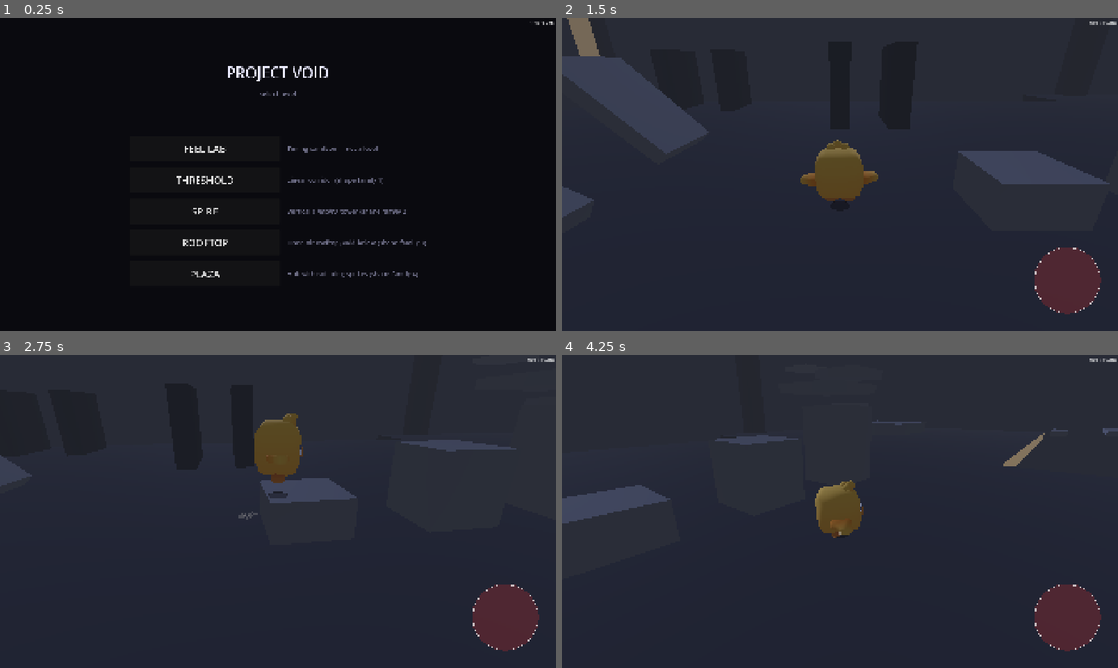
Above: before the commit, frames 1-4 (two rows, left to right).
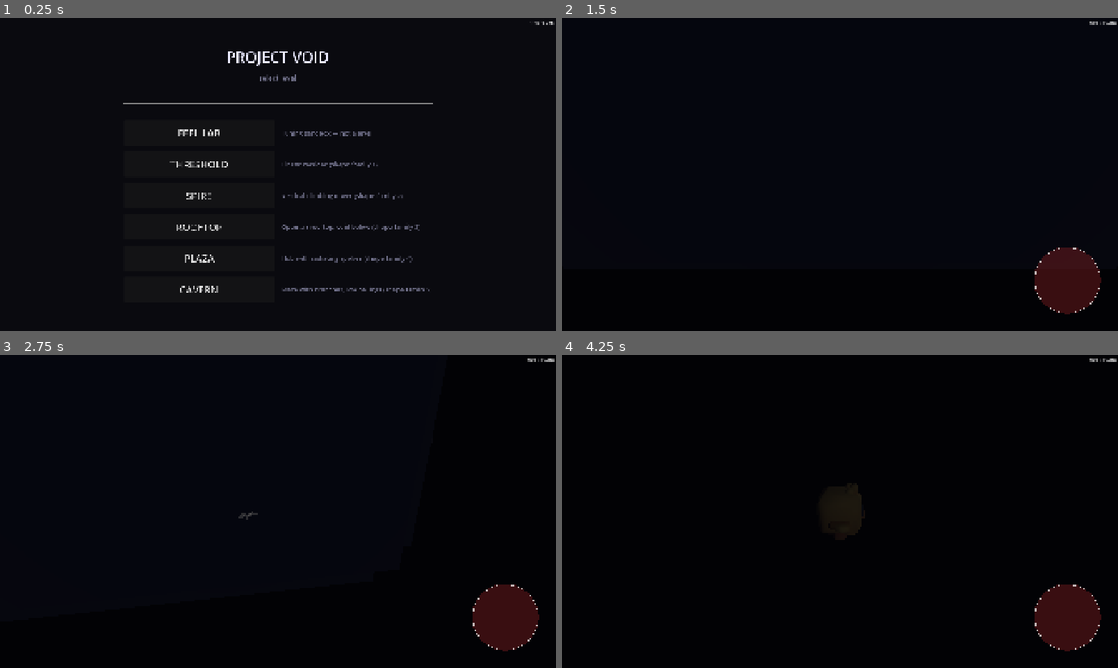
Above: after the commit, the same moments.

Repository: Adam-Vozzo/mobile-game-6
Game: Godot game, scene res://scenes/ui/level_select.tscn
The game is run twice, just before and just after one commit, with the same random seed, the same clock (stepped at 60 frames per second) and the same inputs.
Inputs (mouse positions are in pixels of both pictures, inside the frame that each line leads up to):
- Up to frame 1 (0.25 s): no input
- Up to frame 2 (1.5 s): click (762, 290) at 0.5 s, where only the run after the commit has a clickable "CAVERN"; click (767, 149) at 1.25 s, where only the run before the commit has a clickable "FEEL LAB"
- Up to frame 3 (2.75 s): tap Enter at 2 s; move the mouse to (400, 495) at 2.02 s; hold Right (move_right) from 2.03 s (still down); tap E (air_dash) at 2.1 s; click (400, 495) at 2.17 s; tap Space (jump) at 2.27, 2.57 s
- Up to frame 4 (4.25 s): release Right (move_right) at 2.75 s; drag from (728, 527) to (812, 574) at 2.77 s; move the mouse to (895, 442) at 3.52 s; hold Right (move_right) from 3.53 s (still down); hold Shift from 3.53 s (still down)

The runs differ from the first frame. In frame 1, 3.7% of the frame differs, in the area x 22-78%, y 10-88%; in frame 2, 97%; in frame 3, 98%; in frame 4, 100%, in the area x 0-100%, y 0-100%.

Commit message:
feat: Cavern level — maze with branches shape-family 5 (iter 100)
scenes/levels/cavern.tscn + scripts/levels/cavern.gd: conduit-network
layout with 9 floor platforms. Parti: buried maintenance conduit network,
low ceilings, T-junctions. Player cannot see route from spawn — orientation
is the challenge, not reflex.

Critical path: EntryFloor → NorthPass (4 m tunnel) → JunctionRoom (CP) →
NorthLedge (+1.5 m) → FinalChamber (+3 m, double-jump required, WIN).
Side arms: WestPass → WestSpur (Shard 1), EastPass → EastSpur (Shard 2).

Atmosphere: fog 0.090 (densest level), 5 OmniLights in distinct hues
(amber entry / cold-blue junction / biolume-cyan final), 4 ceiling slabs
+ 5 wall slabs for cave enclosure. Shape-family distinct from all existing
levels. Level selector + dev menu updated.

https://claude.ai/code/session_01V2vCSsg9uPCkugXqQNmSUq

Diff:
--- /dev/null
+++ b/scenes/levels/cavern.tscn
@@ -0,0 +1,292 @@
+[gd_scene load_steps=34 format=3]
+
+[ext_resource type="Script" path="res://scripts/levels/cavern.gd" id="1_cav"]
+[ext_resource type="Script" path="res://scripts/levels/checkpoint.gd" id="2_cp"]
+[ext_resource type="Script" path="res://scripts/levels/win_state.gd" id="3_win"]
+[ext_resource type="PackedScene" path="res://scenes/player/player.tscn" id="4_player"]
+[ext_resource type="PackedScene" path="res://scenes/player/camera_rig.tscn" id="5_camrig"]
+[ext_resource type="PackedScene" path="res://scenes/ui/touch_overlay.tscn" id="6_touch"]
+[ext_resource type="Material" path="res://resources/materials/mat_concrete.tres" id="7_matC"]
+[ext_resource type="Material" path="res://resources/materials/mat_concrete_dark.tres" id="8_matCd"]
+[ext_resource type="Script" path="res://scripts/levels/ghost_trail_renderer.gd" id="9_ghost"]
+[ext_resource type="Script" path="res://tools/debug/player_debug_draw.gd" id="10_dbg"]
+[ext_resource type="PackedScene" path="res://scenes/levels/data_shard.tscn" id="11_shard"]
+
+[sub_resource type="Environment" id="E_env"]
+background_mode = 1
+background_color = Color(0.03, 0.03, 0.04, 1)
+ambient_light_source = 2
+ambient_light_color = Color(0.10, 0.11, 0.15, 1)
+ambient_light_energy = 0.18
+tonemap_mode = 2
+fog_enabled = true
+fog_light_color = Color(0.03, 0.03, 0.05, 1)
+fog_light_energy = 1.0
+fog_density = 0.090
+fog_aerial_perspective = 0.4
+fog_sky_affect = 0.0
+
+[sub_resource type="BoxMesh" id="M_entry"]
+material = ExtResource("8_matCd")
+size = Vector3(10, 0.5, 10)
+
+[sub_resource type="BoxShape3D" id="S_entry"]
+size = Vector3(10, 0.5, 10)
+
+[sub_resource type="BoxMesh" id="M_npass"]
+material = ExtResource("8_matCd")
+size = Vector3(4, 0.5, 10)
+
+[sub_resource type="BoxShape3D" id="S_npass"]
+size = Vector3(4, 0.5, 10)
+
+[sub_resource type="BoxMesh" id="M_junc"]
+material = ExtResource("8_matCd")
+size = Vector3(14, 0.5, 12)
+
+[sub_resource type="BoxShape3D" id="S_junc"]
+size = Vector3(14, 0.5, 12)
+
+[sub_resource type="BoxMesh" id="M_arm"]
+material = ExtResource("8_matCd")
+size = Vector3(8, 0.5, 4)
+
+[sub_resource type="BoxShape3D" id="S_arm"]
+size = Vector3(8, 0.5, 4)
+
+[sub_resource type="BoxMesh" id="M_wspur"]
+material = ExtResource("8_matCd")
+size = Vector3(10, 0.5, 9)
+
+[sub_resource type="BoxShape3D" id="S_wspur"]
+size = Vector3(10, 0.5, 9)
+
+[sub_resource type="BoxMesh" id="M_espur"]
+material = ExtResource("8_matCd")
+size = Vector3(9, 0.5, 7)
+
+[sub_resource type="BoxShape3D" id="S_espur"]
+size = Vector3(9, 0.5, 7)
+
+[sub_resource type="BoxMesh" id="M_ledge"]
+material = ExtResource("7_matC")
+size = Vector3(5, 0.5, 6)
+
+[sub_resource type="BoxShape3D" id="S_ledge"]
+size = Vector3(5, 0.5, 6)
+
+[sub_resource type="BoxMesh" id="M_final"]
+material = ExtResource("8_matCd")
+size = Vector3(12, 0.5, 10)
+
+[sub_resource type="BoxShape3D" id="S_final"]
+size = Vector3(12, 0.5, 10)
+
+[sub_resource type="BoxMesh" id="M_wall"]
+material = ExtResource("8_matCd")
+size = Vector3(0.5, 5, 10)
+
+[sub_resource type="BoxMesh" id="M_walls"]
+material = ExtResource("8_matCd")
+size = Vector3(10, 5, 0.5)
+
+[sub_resource type="BoxShape3D" id="S_cp"]
+size = Vector3(13, 4, 11)
+
+[sub_resource type="BoxShape3D" id="S_win"]
+size = Vector3(11, 4, 9)
+
+[node name="Cavern" type="Node3D"]
+script = ExtResource("1_cav")
+
+[node name="WorldEnv" type="WorldEnvironment" parent="."]
+environment = SubResource("E_env")
+
+[node name="KeyLight" type="DirectionalLight3D" parent="."]
+transform = Transform3D(1, 0, 0, 0, 0.940, 0.342, 0, -0.342, 0.940, 0, 20, 0)
+light_color = Color(0.40, 0.44, 0.60, 1)
+light_energy = 0.10
+shadow_enabled = false
+
+[node name="Lights" type="Node3D" parent="."]
+
+[node name="EntryLight" type="OmniLight3D" parent="Lights"]
+transform = Transform3D(1, 0, 0, 0, 1, 0, 0, 0, 1, 0, 3, 2)
+light_color = Color(0.85, 0.60, 0.25, 1)
+light_energy = 2.5
+omni_range = 12.0
+
+[node name="JunctionLight" type="OmniLight3D" parent="Lights"]
+transform = Transform3D(1, 0, 0, 0, 1, 0, 0, 0, 1, 0, 4, -21)
+light_color = Color(0.30, 0.50, 0.90, 1)
+light_energy = 3.0
+omni_range = 18.0
+
+[node name="WestLight" type="OmniLight3D" parent="Lights"]
+transform = Transform3D(1, 0, 0, 0, 1, 0, 0, 0, 1, -20, 2, -21)
+light_color = Color(0.70, 0.50, 0.20, 1)
+light_energy = 1.5
+omni_range = 8.0
+
+[node name="EastLight" type="OmniLight3D" parent="Lights"]
+transform = Transform3D(1, 0, 0, 0, 1, 0, 0, 0, 1, 19.5, 2, -21)
+light_color = Color(0.25, 0.40, 0.80, 1)
+light_energy = 1.5
+omni_range = 8.0
+
+[node name="FinalLight" type="OmniLight3D" parent="Lights"]
+transform = Transform3D(1, 0, 0, 0, 1, 0, 0, 0, 1, 0, 8, -40)
+light_color = Color(0.25, 0.80, 0.70, 1)
+light_energy = 4.0
+omni_range = 16.0
+
+[node name="PlayerSpawn" type="Marker3D" parent="."]
+transform = Transform3D(1, 0, 0, 0, 1, 0, 0, 0, 1, 0, 1, 3)
+
+[node name="Player" parent="." instance=ExtResource("4_player")]
+transform = Transform3D(1, 0, 0, 0, 1, 0, 0, 0, 1, 0, 1, 3)
+
+[node name="CameraRig" parent="." instance=ExtResource("5_camrig")]
+target_path = NodePath("../Player")
+
+[node name="TouchOverlay" parent="." instance=ExtResource("6_touch")]
+
+[node name="PlayerDebugDraw" type="MeshInstance3D" parent="."]
+script = ExtResource("10_dbg")
+
+[node name="GhostTrailRenderer" type="Node3D" parent="."]
+script = ExtResource("9_ghost")
+
+[node name="Platforms" type="Node3D" parent="."]
+
+[node name="EntryFloor" type="StaticBody3D" parent="Platforms"]
+transform = Transform3D(1, 0, 0, 0, 1, 0, 0, 0, 1, 0, -0.25, 0)
+[node name="Mesh" type="MeshInstance3D" parent="Platforms/EntryFloor"]
+mesh = SubResource("M_entry")
+[node name="Collider" type="CollisionShape3D" parent="Platforms/EntryFloor"]
+shape = SubResource("S_entry")
+
+[node name="NorthPass" type="StaticBody3D" parent="Platforms"]
+transform = Transform3D(1, 0, 0, 0, 1, 0, 0, 0, 1, 0, -0.25, -10)
+[node name="Mesh" type="MeshInstance3D" parent="Platforms/NorthPass"]
+mesh = SubResource("M_npass")
+[node name="Collider" type="CollisionShape3D" parent="Platforms/NorthPass"]
+shape = SubResource("S_npass")
+
+[node name="JunctionFloor" type="StaticBody3D" parent="Platforms"]
+transform = Transform3D(1, 0, 0, 0, 1, 0, 0, 0, 1, 0, -0.25, -21)
+[node name="Mesh" type="MeshInstance3D" parent="Platforms/JunctionFloor"]
+mesh = SubResource("M_junc")
+[node name="Collider" type="CollisionShape3D" parent="Platforms/JunctionFloor"]
+shape = SubResource("S_junc")
+
+[node name="WestPass" type="StaticBody3D" parent="Platforms"]
+transform = Transform3D(1, 0, 0, 0, 1, 0, 0, 0, 1, -11, -0.25, -21)
+[node name="Mesh" type="MeshInstance3D" parent="Platforms/WestPass"]
+mesh = SubResource("M_arm")
+[node name="Collider" type="CollisionShape3D" parent="Platforms/WestPass"]
+shape = SubResource("S_arm")
+
+[node name="WestSpur" type="StaticBody3D" parent="Platforms"]
+transform = Transform3D(1, 0, 0, 0, 1, 0, 0, 0, 1, -20, -0.25, -21)
+[node name="Mesh" type="MeshInstance3D" parent="Platforms/WestSpur"]
+mesh = SubResource("M_wspur")
+[node name="Collider" type="CollisionShape3D" parent="Platforms/WestSpur"]
+shape = SubResource("S_wspur")
+
+[node name="EastPass" type="StaticBody3D" parent="Platforms"]
+transform = Transform3D(1, 0, 0, 0, 1, 0, 0, 0, 1, 11, -0.25, -21)
+[node name="Mesh" type="MeshInstance3D" parent="Platforms/EastPass"]
+mesh = SubResource("M_arm")
+[node name="Collider" type="CollisionShape3D" parent="Platforms/EastPass"]
+shape = SubResource("S_arm")
+
+[node name="EastSpur" type="StaticBody3D" parent="Platforms"]
+transform = Transform3D(1, 0, 0, 0, 1, 0, 0, 0, 1, 19.5, -0.25, -21)
+[node name="Mesh" type="MeshInstance3D" parent="Platforms/EastSpur"]
+mesh = SubResource("M_espur")
+[node name="Collider" type="CollisionShape3D" parent="Platforms/EastSpur"]
+shape = SubResource("S_espur")
+
+[node name="NorthLedge" type="StaticBody3D" parent="Platforms"]
+transform = Transform3D(1, 0, 0, 0, 1, 0, 0, 0, 1, 0, 1.25, -31)
+[node name="Mesh" type="MeshInstance3D" parent="Platforms/NorthLedge"]
+mesh = SubResource("M_ledge")
+[node name="Collider" type="CollisionShape3D" parent="Platforms/NorthLedge"]
+shape = SubResource("S_ledge")
+
+[node name="FinalChamber" type="StaticBody3D" parent="Platforms"]
+transform = Transform3D(1, 0, 0, 0, 1, 0, 0, 0, 1, 0, 4.25, -40)
+[node name="Mesh" type="MeshInstance3D" parent="Platforms/FinalChamber"]
+mesh = SubResource("M_final")
+[node name="Collider" type="CollisionShape3D" parent="Platforms/FinalChamber"]
+shape = SubResource("S_final")
+
+[node name="Ceilings" type="Node3D" parent="."]
+
+[node name="Ceil_Entry" type="MeshInstance3D" parent="Ceilings"]
+transform = Transform3D(1, 0, 0, 0, 1, 0, 0, 0, 1, 0, 5.75, 0)
+mesh = SubResource("M_entry")
+
+[node name="Ceil_NPass" type="MeshInstance3D" parent="Ceilings"]
+transform = Transform3D(1, 0, 0, 0, 1, 0, 0, 0, 1, 0, 5.75, -10)
+mesh = SubResource("M_npass")
+
+[node name="Ceil_Junction" type="MeshInstance3D" parent="Ceilings"]
+transform = Transform3D(1, 0, 0, 0, 1, 0, 0, 0, 1, 0, 6.75, -21)
+mesh = SubResource("M_junc")
+
+[node name="Ceil_Final" type="MeshInstance3D" parent="Ceilings"]
+transform = Transform3D(1, 0, 0, 0, 1, 0, 0, 0, 1, 0, 11.25, -40)
+mesh = SubResource("M_final")
+
+[node name="Walls" type="Node3D" parent="."]
+
+[node name="WallS_Entry" type="MeshInstance3D" parent="Walls"]
+transform = Transform3D(1, 0, 0, 0, 1, 0, 0, 0, 1, 0, 2.75, 5.5)
+mesh = SubResource("M_walls")
+
+[node name="WallW_Entry" type="MeshInstance3D" parent="Walls"]
+transform = Transform3D(1, 0, 0, 0, 1, 0, 0, 0, 1, -5.5, 2.75, 0)
+mesh = SubResource("M_wall")
+
+[node name="WallE_Entry" type="MeshInstance3D" parent="Walls"]
+transform = Transform3D(1, 0, 0, 0, 1, 0, 0, 0, 1, 5.5, 2.75, 0)
+mesh = SubResource("M_wall")
+
+[node name="WallW_NPass" type="MeshInstance3D" parent="Walls"]
+transform = Transform3D(1, 0, 0, 0, 1, 0, 0, 0, 1, -2.75, 2.75, -10)
+mesh = SubResource("M_wall")
+
+[node name="WallE_NPass" type="MeshInstance3D" parent="Walls"]
+transform = Transform3D(1, 0, 0, 0, 1, 0, 0, 0, 1, 2.75, 2.75, -10)
+mesh = SubResource("M_wall")
+
+[node name="Shards" type="Node3D" parent="."]
+
+[node name="Shard1" parent="Shards" instance=ExtResource("11_shard")]
+transform = Transform3D(1, 0, 0, 0, 1, 0, 0, 0, 1, -20, 1.25, -21)
+
+[node name="Shard2" parent="Shards" instance=ExtResource("11_shard")]
+transform = Transform3D(1, 0, 0, 0, 1, 0, 0, 0, 1, 19.5, 1.25, -21)
+
+[node name="CheckPoint" type="Area3D" parent="."]
+transform = Transform3D(1, 0, 0, 0, 1, 0, 0, 0, 1, 0, 2, -21)
+script = ExtResource("2_cp")
+checkpoint_id = &"junction"
+collision_layer = 0
+collision_mask = 2
+monitoring = true
+monitorable = false
+[node name="Shape" type="CollisionShape3D" parent="CheckPoint"]
+shape = SubResource("S_cp")
+
+[node name="WinState" type="Area3D" parent="."]
+transform = Transform3D(1, 0, 0, 0, 1, 0, 0, 0, 1, 0, 5.75, -40)
+script = ExtResource("3_win")
+collision_layer = 0
+collision_mask = 2
+monitoring = true
+monitorable = false
+[node name="Shape" type="CollisionShape3D" parent="WinState"]
+shape = SubResource("S_win")
--- /dev/null
+++ b/scripts/levels/cavern.gd
@@ -0,0 +1,62 @@
+extends Node3D
+## Cavern — Gate 1 level candidate, shape-family: maze with branches.
+##
+## Parti: a maintenance conduit network buried deep in the megastructure.
+## Low ceilings, narrow passages, T-junctions. The player spawns in a
+## service bay and must navigate to a junction room with three exits:
+## west dead-end (shard), east dead-end (shard), and a narrow north shaft
+## that climbs to an elevated monitoring alcove — the only exit.
+##
+## Shape family: cave / maze with branches.
+## Distinct from: Threshold (linear), Spire (vertical shaft), Rooftop
+## (void below, open air), Plaza (hub with visible spokes from centre).
+## Here the player CANNOT see the full route from spawn. Orientation is
+## the primary challenge, not reflex.
+##
+## Routes:
+##   EntryBay → NorthPass → JunctionRoom (CP) → NorthLedge → FinalChamber (WIN)
+##   JunctionRoom → WestPass → WestSpur (Shard 1)
+##   JunctionRoom → EastPass → EastSpur (Shard 2)
+##
+## Skill target: ~45 s skilled / ~3 min new player.
+## Checkpoint at JunctionRoom (required — player must orient before the climb).
+
+@export var spawn_marker_path: NodePath = ^"PlayerSpawn"
+## Placeholder; calibrate from first on-device wall-clock run (3–5 deaths).
+@export var par_time_seconds: float = 45.0
+
+@onready var _spawn: Marker3D = get_node_or_null(spawn_marker_path) as Marker3D
+
+var _results_panel: ResultsPanel = null
+
+
+func _ready() -> void:
+	if _spawn != null:
+		for player: Node in get_tree().get_nodes_in_group(&"player"):
+			if player is Node3D:
+				(player as Node3D).global_transform = _spawn.global_transform
+	if has_node("/root/Game"):
+		Game.current_level_path = scene_file_path
+		Game.shards_total = get_tree().get_nodes_in_group(&"data_shard").size()
+		Game.level_completed.connect(_on_level_completed)
+		Game.start_run()
+	_results_panel = ResultsPanel.new()
+	add_child(_results_panel)
+	if has_node("/root/Audio"):
+		Audio.set_ambient_zone(1)
+
+
+func _on_level_completed() -> void:
+	if _results_panel != null:
+		_results_panel.show_results(
+			Game.run_time_seconds,
+			par_time_seconds,
+			Game.shards_collected,
+			Game.shards_total,
+		)
+
+
+func get_spawn_transform() -> Transform3D:
+	if _spawn != null:
+		return _spawn.global_transform
+	return Transform3D.IDENTITY
--- a/scripts/ui/level_select.gd
+++ b/scripts/ui/level_select.gd
@@ -29,6 +29,11 @@
 		"name": "PLAZA",
 		"path": "res://scenes/levels/plaza.tscn",
 		"desc": "Hub with radiating spokes (shape family 4)",
+	},
+	{
+		"name": "CAVERN",
+		"path": "res://scenes/levels/cavern.tscn",
+		"desc": "Maze with branches, low ceilings (shape family 5)",
 	},
 ]
 
--- a/tools/dev_menu/dev_menu_overlay.gd
+++ b/tools/dev_menu/dev_menu_overlay.gd
@@ -286,6 +286,7 @@
 		{"label": "Spire (tower)",      "path": "res://scenes/levels/spire.tscn"},
 		{"label": "Rooftop (void)",     "path": "res://scenes/levels/rooftop.tscn"},
 		{"label": "Plaza (hub/spokes)", "path": "res://scenes/levels/plaza.tscn"},
+		{"label": "Cavern (maze)",      "path": "res://scenes/levels/cavern.tscn"},
 		{"label": "Feel Lab",           "path": "res://scenes/levels/feel_lab.tscn"},
 	]
 	for entry: Dictionary in levels:
Not shown, changed: README.md
Not shown, changed: docs/PLAN.md
